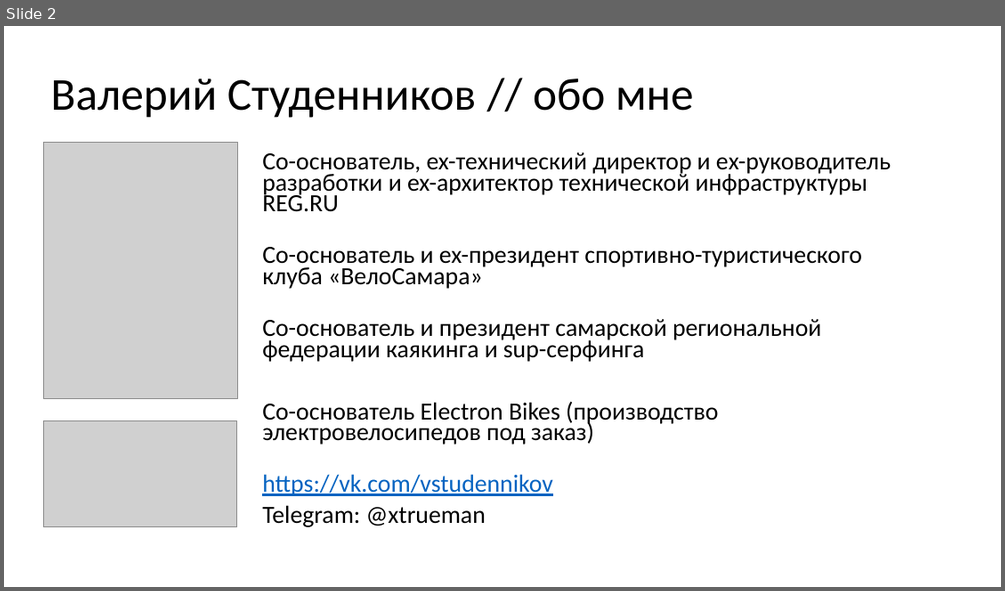
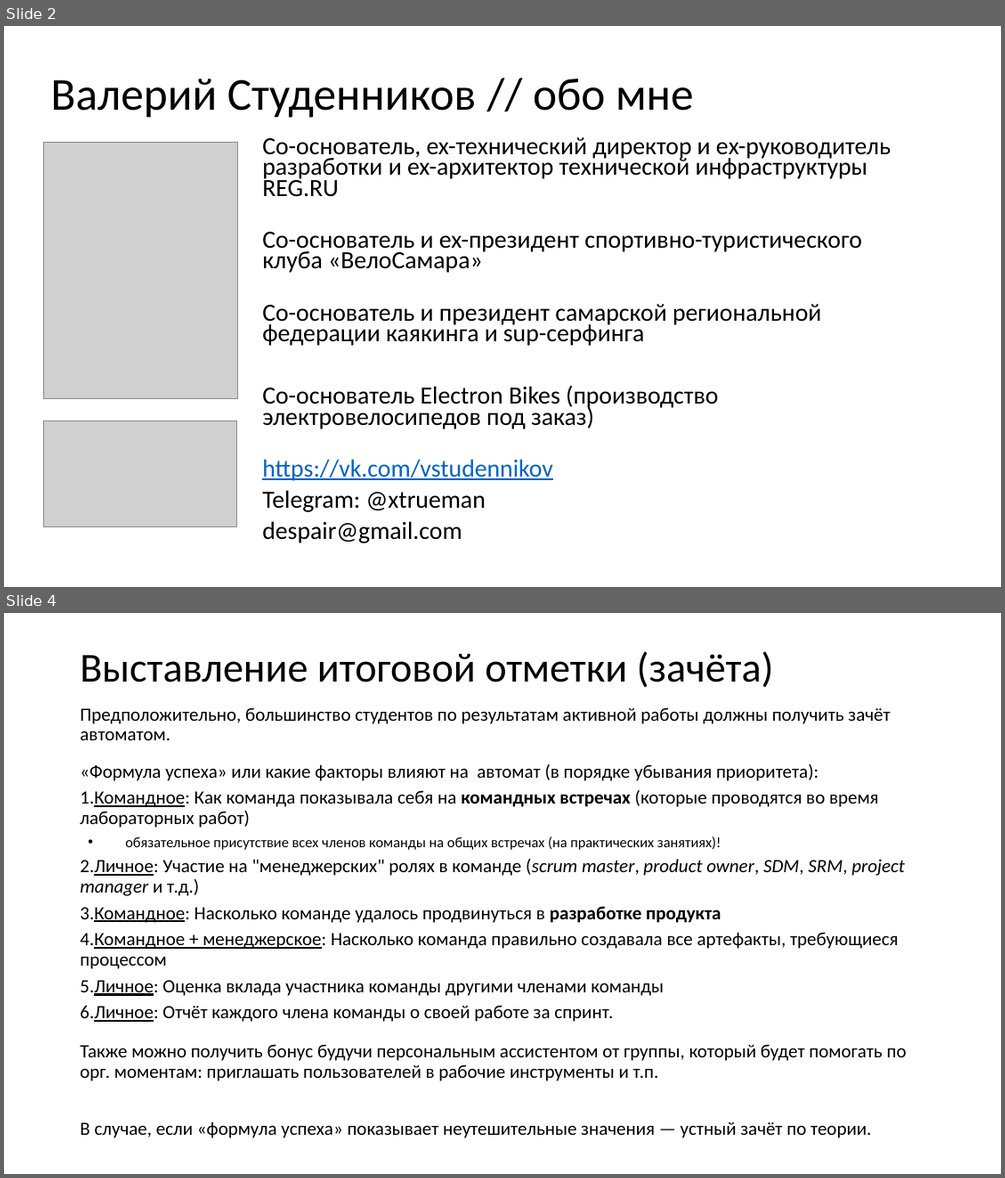
Before and after one commit to xtrueman/soft_dev_mgmt_course, a slide deck: slides/01-SCRUM.pptx. Shown one above the other, each under a label of ours: slide 2 before the commit, slides 2 and 4 after it; the slides between them are not shown. The pictures are 1005x591 and 1005x1178 pixels, drawn with LibreOffice and Linux fonts; fonts in the diff are those of the drawing; grey boxes stand for pictures. Boxes give left, top, right and bottom in pixels: in the first picture for what was removed or moved away, otherwise in the second. Text is boxed around its words. In the diff, an @@ line names an element or a change of style, - is before the commit and + after.

Commit message:
продолжение работы над курсов

```diff
--- a/slides/01-SCRUM.pptx
+++ b/slides/01-SCRUM.pptx
@@ slide 4 added at (4,613,1001,1174), background #FFFFFF @@
@@ title added at (80,651,774,687), 39.6 pt, text #000000 @@
+Выставление итоговой отметки (зачёта)
@@ text added at (80,707,906,1138), 18 pt, text #000000 @@
+Предположительно, большинство студентов по результатам активной работы должны получить зачёт автоматом.
+«Формула успеха» или какие факторы влияют на автомат (в порядке убывания приоритета):
+1. Командное: Как команда показывала себя на командных встречах (которые проводятся во время лабораторных работ)
+  • обязательное присутствие всех членов команды на общих встречах (на практических занятиях)!
+2. Личное: Участие на "менеджерских" ролях в команде (scrum master, product owner, SDM, SRM, project manager и т.д.)
+3. Командное: Насколько команде удалось продвинуться в разработке продукта
+4. Командное + менеджерское: Насколько команда правильно создавала все артефакты, требующиеся процессом
+5. Личное: Оценка вклада участника команды другими членами команды
+6. Личное: Отчёт каждого члена команды о своей работе за спринт.
+Также можно получить бонус будучи персональным ассистентом от группы, который будет помогать по орг. моментам: приглашать пользователей в рабочие инструменты и т.п.
+В случае, если «формула успеха» показывает неутешительные значения — устный зачёт по теории.
@@ slide 2 changed as well @@
@@ text "Со-основатель, ex-технический директор и ex-руководитель ...": place and size @@
-text "Со-основатель, ex-технический директор и ex-руководитель ..." at (262,152,890,527)
+text "Со-основатель, ex-технический директор и ex-руководитель ..." at (262,137,890,543)
@@ text at (262,521,461,543): paragraph added @@
+despair@gmail.com
```
Also in this commit, not shown: 1 other slide changed, 2 other slides added, 7 other files.
